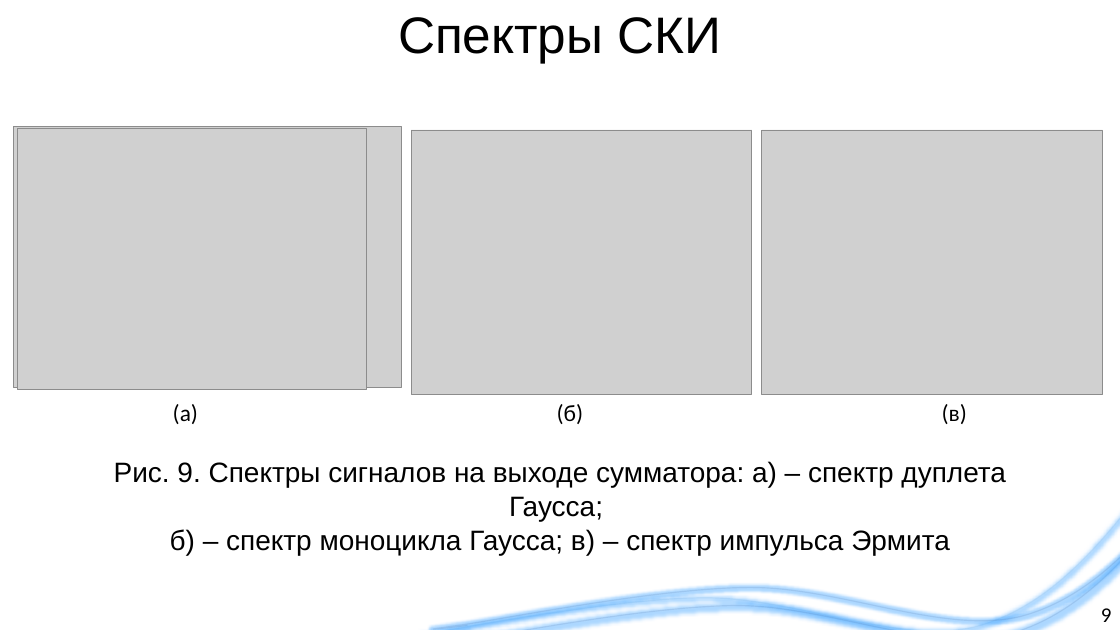
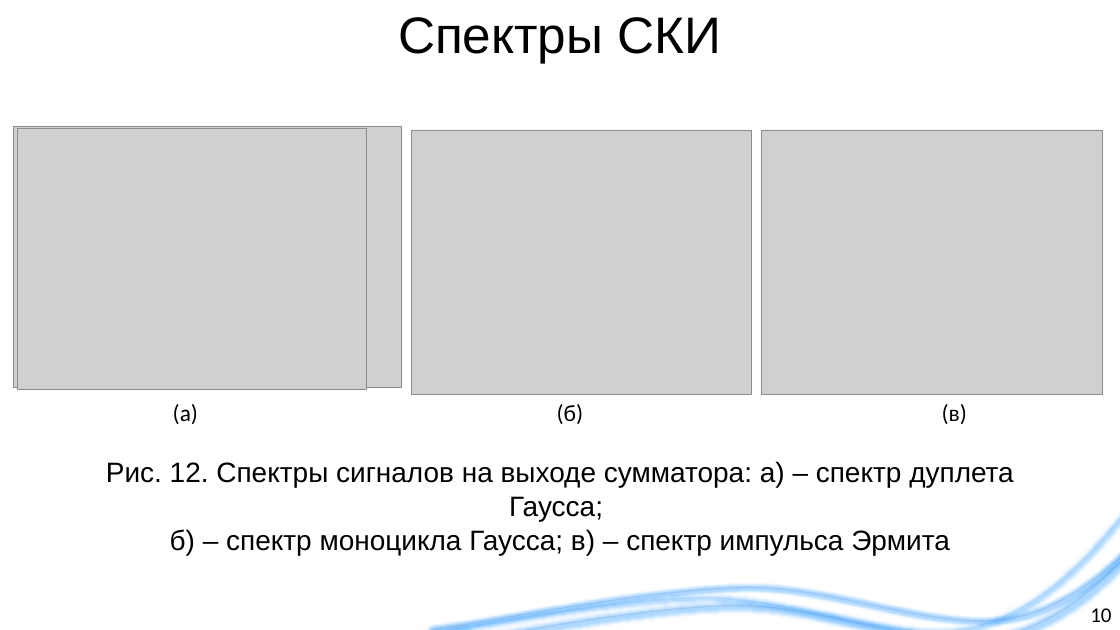
Before and after one commit to liveinscarlet/Study, a slide deck: slide 10 of Диссертация и предзащита/Презентация для предзащиты.pptx (slide 9 before the commit). Drawn at 1120x630 pixels with LibreOffice and Linux fonts; fonts in the diff are those of the drawing; grey boxes stand for pictures; background and template pictures are left out. Boxes give left, top, right and bottom in pixels: in the first picture for what was removed or moved away, otherwise in the second. Text is boxed around its words. In the diff, an @@ line names an element or a change of style, - is before the commit and + after.

```diff
--- a/Диссертация и предзащита/Презентация для предзащиты.pptx
+++ b/Диссертация и предзащита/Презентация для предзащиты.pptx
@@ text at box(106, 461, 1014, 555): text changed @@
-Рис. 9. Спектры сигналов на выходе сумматора: а) – спектр дуплета Гаусса;
-б) – спектр моноцикла Гаусса; в) – спектр импульса Эрмита
+Рис. 12. Спектры сигналов на выходе сумматора: а) – спектр дуплета Гаусса;
+б) – спектр моноцикла Гаусса; в) – спектр импульса Эрмита
@@ page number at box(1090, 608, 1111, 622): text changed @@
-9
+10
```
Also in this commit, not shown: 6 other slides changed, 2 slides added, 1 slide removed, 3 other files.
